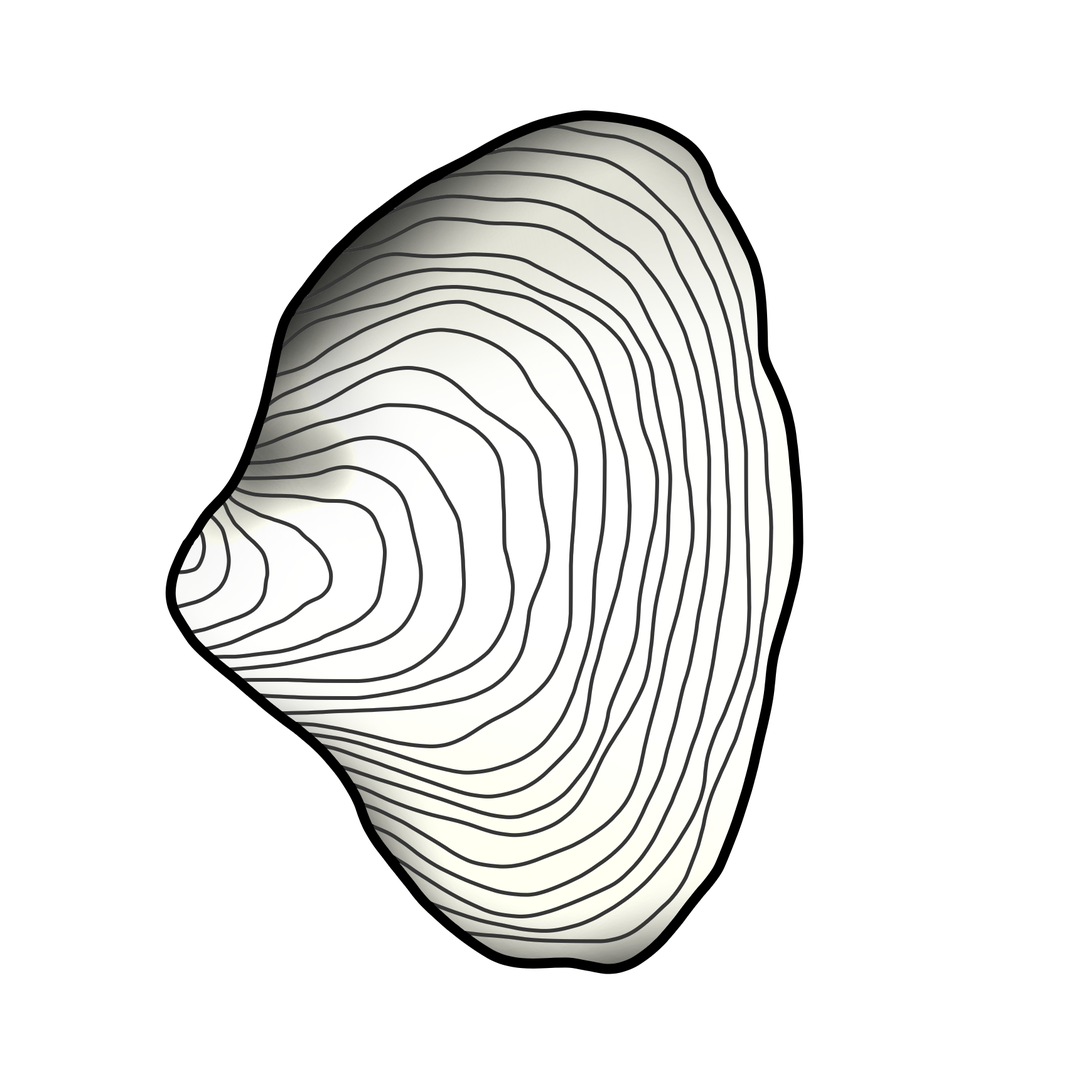
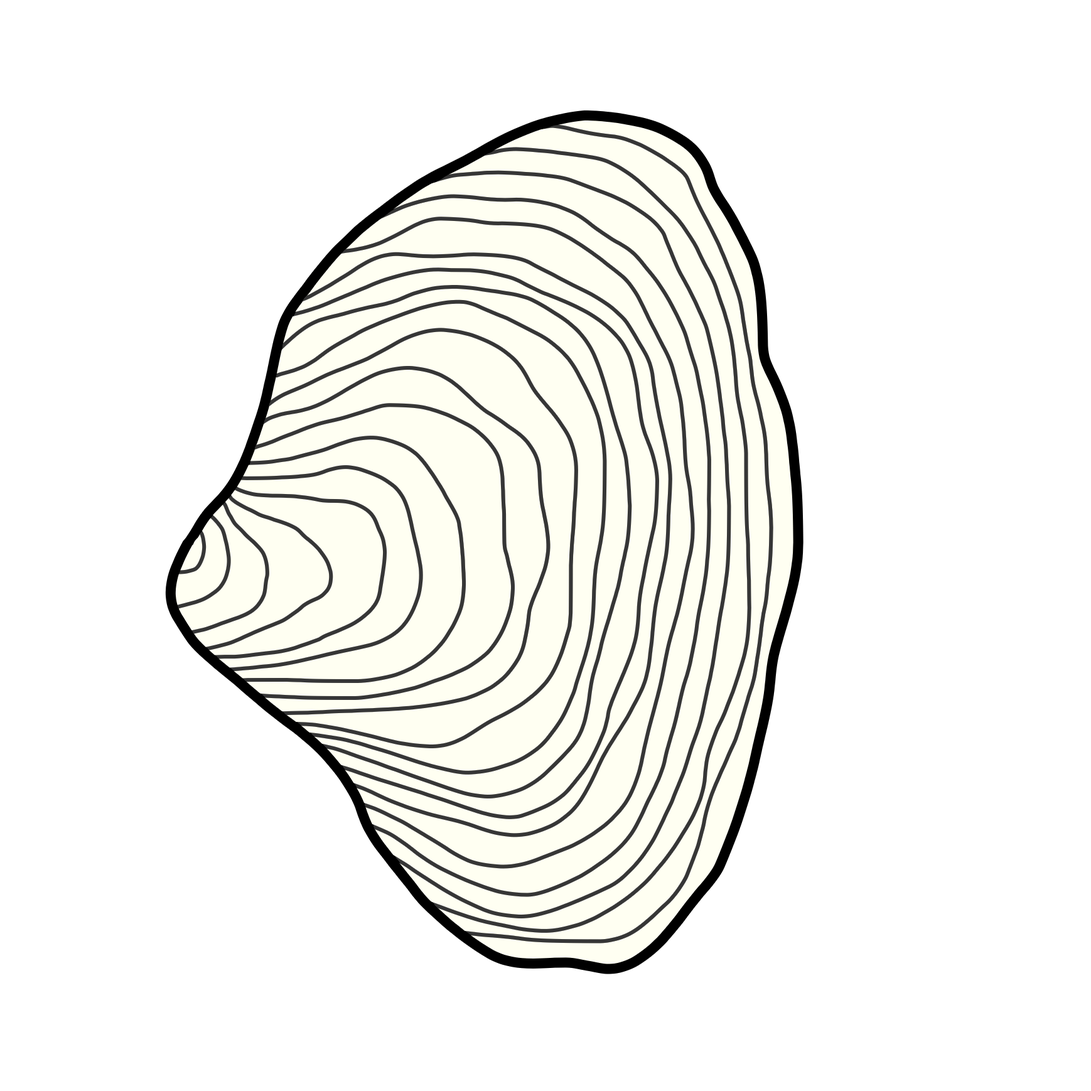
Layers edited between the first and the second 1091px x 1091px image:
painted on "Line art" over box(175, 119, 794, 965)
hid "Highight", painted on it over box(175, 144, 794, 965)
hid "Shadow", painted on it over box(175, 119, 794, 965)
painted on "Color" over box(175, 119, 794, 965)
painted on "Background" over box(175, 119, 794, 965)
